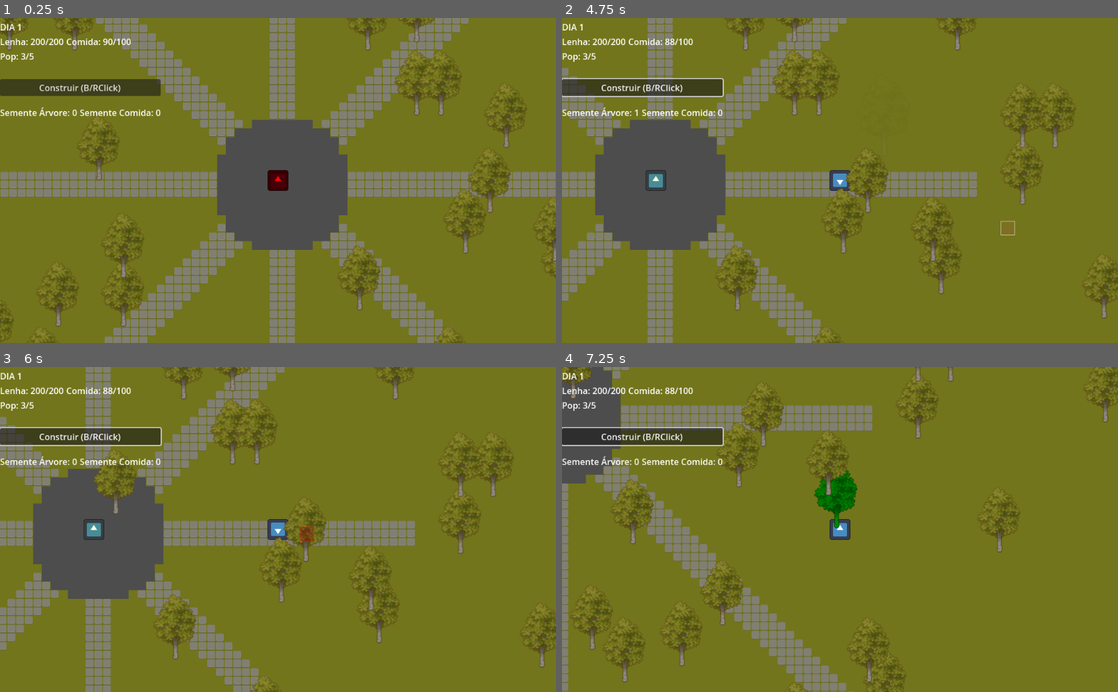
Above: before the commit, frames 1-4 (two rows, left to right).
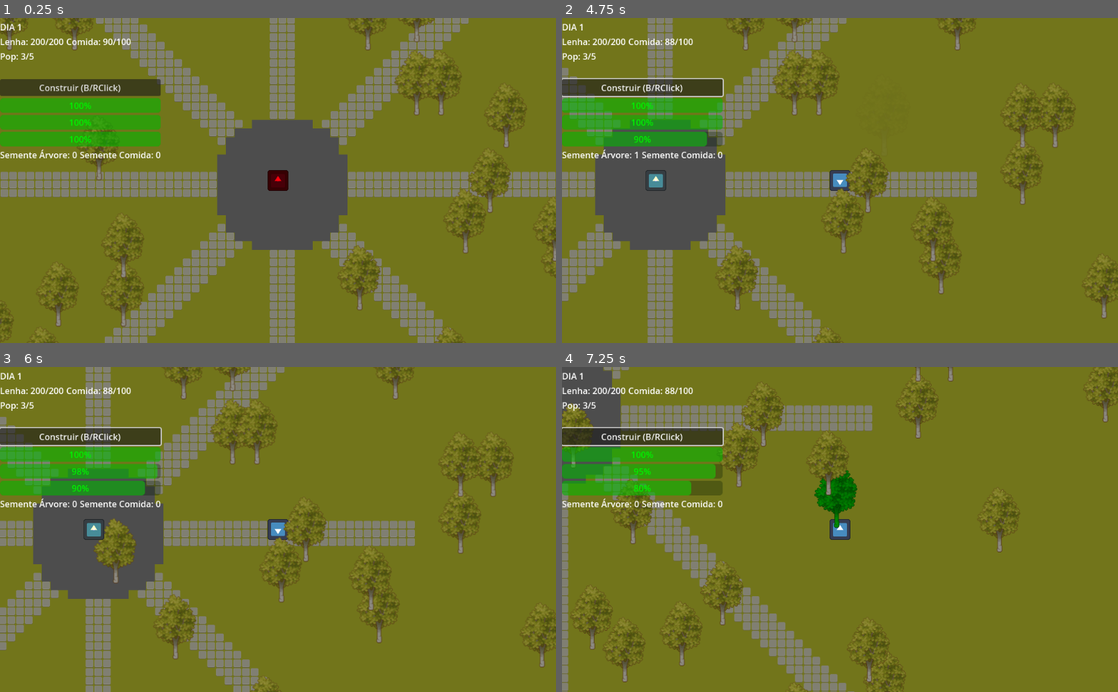
Above: after the commit, the same moments.

Repository: Isabeautiful/last-spark
Game: Godot game, scene res://Scenes/game.tscn
Two runs of this game, one before a commit and one after it. Both use one fixed random seed, a clock stepped at 60 frames per second and the inputs below. The engine's default icon, where the game draws it, is replaced by a stand-in: a white triangle on a blue panel in a dark square.
Inputs (mouse positions are in pixels of both pictures, inside the frame that each line leads up to):
- Up to frame 1 (0.25 s): no input
- Up to frame 2 (4.75 s): click "Construir (B/RClick)" at 0.5 s; tap Enter at 1.25 s; move the mouse to (962, 164) at 1.27 s; hold D (Right) 1.28-2.03 s; hold Space (attack) 1.28-2.03 s; click (962, 164) at 1.42 s; tap V (planting_system) at 1.55, 2.1, 3.05, 4.55 s; move the mouse to (728, 196) at 2.02 s; hold S (Down) 2.03-2.78 s; click (728, 196) at 2.17 s; tap Space (attack) at 2.3, 3.8 s; move the mouse to (895, 109) at 2.77 s; hold D (Right) 2.78-3.53 s; hold Space (attack) 2.78-3.53 s; click (895, 109) at 2.92 s; move the mouse to (812, 245) at 3.52 s; hold W (Up) 3.53-4.28 s; tap Q (eat) at 3.6 s; click (812, 245) at 3.67 s; move the mouse to (1006, 229) at 4.27 s; hold A (Left) from 4.28 s (still down); hold F (interact) from 4.28 s (still down); click (1006, 229) at 4.42 s
- Up to frame 3 (6 s): tap B (build_menu) at 4.9 s; move the mouse to (111, 480) at 5.02 s; release F (interact) at 5.03 s; tap V (planting_system) at 5.1 s; click (111, 480) at 5.17 s; tap Space (attack) at 5.3, 5.75 s; move the mouse to (305, 529) at 5.77 s; release A (Left) at 5.78 s; hold S (Down) from 5.78 s (still down); hold Shift (run) from 5.78 s (still down); click (305, 529) at 5.92 s
- Up to frame 4 (7.25 s): tap V (planting_system) at 6.05 s; move the mouse to (756, 448) at 6.52 s; release S (Down) at 6.53 s; release Shift (run) at 6.53 s; hold D (Right) from 6.53 s (still down); tap T at 6.6 s; click (756, 448) at 6.67 s; tap Space (attack) at 6.8 s

The runs differ from the first frame. In frame 1, 4.4% of the frame differs, in the area x 0-29%, y 24-44%; in frame 2, 4.3%; in frame 3, 5.3%, in the area x 0-57%, y 24-67%; in frame 4, 4.9%.

Commit message:
Pequenas mudanças
Adicionei os sinais do GameSignals no grupo de usuário porque algumas funções que dependiam disso não tavam funcionando na main, o diff grande é por que os comits da outra branch tão vindo junto

Diff:
--- a/Autoloads/GameSignals.gd
+++ b/Autoloads/GameSignals.gd
@@ -33,3 +33,34 @@
 signal planting_mode_changed(is_active: bool)
 signal seed_type_changed(seed_type: String)
 signal seed_planted(seed_type: String, position: Vector2)
+
+#Adiciona os sinais ao grupo de usuário para evitar erro
+func _ready() -> void:
+	add_user_signal("player_try_harvest")
+	add_user_signal("player_direction_changed")
+	add_user_signal("day_started")
+	add_user_signal("night_started")
+	add_user_signal("fire_energy_changed")
+	add_user_signal("game_over")
+	add_user_signal("victory")
+	add_user_signal("building_constructed")
+	add_user_signal("building_damaged")
+	add_user_signal("build_menu_toggled")
+	add_user_signal("building_mode_started")
+	add_user_signal("building_mode_ended")
+	add_user_signal("building_selected")
+	add_user_signal("fire_low_warning")
+	add_user_signal("fire_critical")
+	add_user_signal("fire_level_changed")
+	add_user_signal("player_status_changed")
+	add_user_signal("player_died")
+	add_user_signal("player_attacked")
+	add_user_signal("shadow_damaged")
+	add_user_signal("wood_used")
+	add_user_signal("food_used")
+	add_user_signal("npc_spawned")
+	add_user_signal("npc_died")
+	add_user_signal("temperature_changed")
+	add_user_signal("planting_mode_changed")
+	add_user_signal("seed_type_changed")
+	add_user_signal("seed_planted")
--- a/Scenes/UI/in_game_hud.tscn
+++ b/Scenes/UI/in_game_hud.tscn
@@ -51,13 +51,13 @@
 [node name="PlayerStatus" type="VBoxContainer" parent="CanvasLayer/MarginContainer/VBoxContainer"]
 layout_mode = 2
 
-[node name="HealthBar" type="TextureProgressBar" parent="CanvasLayer/MarginContainer/VBoxContainer/PlayerStatus"]
+[node name="HealthBar" type="ProgressBar" parent="CanvasLayer/MarginContainer/VBoxContainer/PlayerStatus"]
 layout_mode = 2
 
-[node name="HungerBar" type="TextureProgressBar" parent="CanvasLayer/MarginContainer/VBoxContainer/PlayerStatus"]
+[node name="HungerBar" type="ProgressBar" parent="CanvasLayer/MarginContainer/VBoxContainer/PlayerStatus"]
 layout_mode = 2
 
-[node name="ColdBar" type="TextureProgressBar" parent="CanvasLayer/MarginContainer/VBoxContainer/PlayerStatus"]
+[node name="ColdBar" type="ProgressBar" parent="CanvasLayer/MarginContainer/VBoxContainer/PlayerStatus"]
 layout_mode = 2
 
 [node name="WarningLabel" type="Label" parent="CanvasLayer/MarginContainer/VBoxContainer"]
--- a/Scenes/game.tscn
+++ b/Scenes/game.tscn
@@ -16,7 +16,7 @@
 [ext_resource type="Resource" uid="uid://dkn0fg07xr858" path="res://Resources/kitchen.tres" id="13_85qyi"]
 [ext_resource type="Resource" uid="uid://bdlcc7ahmo2u0" path="res://Resources/storage.tres" id="14_iivbl"]
 [ext_resource type="Resource" uid="uid://cl7ceedjndco0" path="res://Resources/tower.tres" id="15_7nbq1"]
-[ext_resource type="Script" uid="uid://c5md1tt1wtnsq" path="res://Scenes/planting_system.gd" id="17_ewbju"]
+[ext_resource type="Script" uid="uid://c5md1tt1wtnsq" path="res://Scripts/planting_system.gd" id="17_ewbju"]
 
 [node name="Game" type="Node2D"]
 script = ExtResource("1_i6g32")
--- a/Scripts/in_game_hud.gd
+++ b/Scripts/in_game_hud.gd
@@ -14,7 +14,6 @@
 @onready var tree_seeds_label = $CanvasLayer/MarginContainer/VBoxContainer/HBoxContainer3/TreeSeedsLabel
 @onready var bush_seeds_label = $CanvasLayer/MarginContainer/VBoxContainer/HBoxContainer3/BushSeedsLabel
 @onready var planting_mode_label = $CanvasLayer/MarginContainer/VBoxContainer/PlantingModeLabel
-
 # Barras de status do jogador
 @onready var health_bar = $CanvasLayer/MarginContainer/VBoxContainer/PlayerStatus/HealthBar
 @onready var hunger_bar = $CanvasLayer/MarginContainer/VBoxContainer/PlayerStatus/HungerBar
@@ -79,6 +78,8 @@
 			time_indicator.modulate = Color(0.5, 0.5, 1)
 
 func update_player_status(health: float, hunger: float, cold: float):
+	print("vida: ",health," fome: ",hunger," cold: ",cold)
+
 	health_bar.value = health
 	hunger_bar.value = hunger
 	cold_bar.value = cold
@@ -88,7 +89,7 @@
 	update_bar_color(hunger_bar, hunger)
 	update_bar_color(cold_bar, cold)
 
-func update_bar_color(bar: ProgressBar, value: float):
+func update_bar_color(bar, value: float):
 	if value < 25:
 		bar.modulate = Color.RED
 	elif value < 50:
--- a/Scenes/planting_system.gd
+++ b/Scripts/planting_system.gd
@@ -315,8 +315,8 @@
 func snap_to_grid(position: Vector2) -> Vector2:
 	var grid_size = 16
 	return Vector2(
-		floor(position.x / grid_size) * grid_size + grid_size/2,
-		floor(position.y / grid_size) * grid_size + grid_size/2
+		floor(position.x / grid_size) * grid_size + grid_size/2.0,
+		floor(position.x / grid_size) * grid_size + grid_size/2.0
 	)
 
 func _get_global_mouse_position() -> Vector2:
--- a/Scripts/player.gd
+++ b/Scripts/player.gd
@@ -6,6 +6,7 @@
 @onready var action_area: Area2D = $ActionArea
 @onready var action_shape: CollisionShape2D = $ActionArea/CollisionShape2D
 @onready var sprite: Sprite2D = $Sprite2D
+
 
 # Status do jogador
 var current_speed: float = 250.0
Not shown, changed: Assets/Pixel Art Top Down - Basic v1.1.2/Changelog.txt
Renamed: Scenes/planting_system.gd.uid -> Scripts/planting_system.gd.uid
